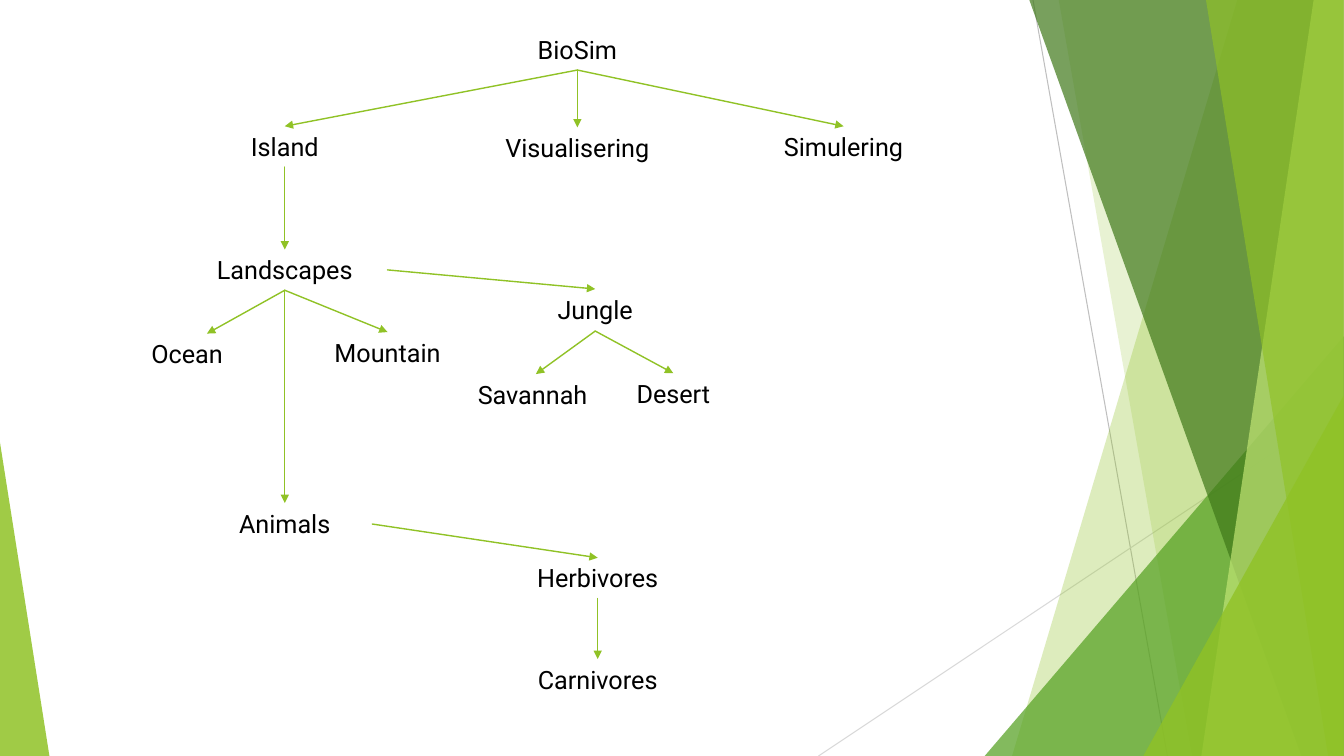
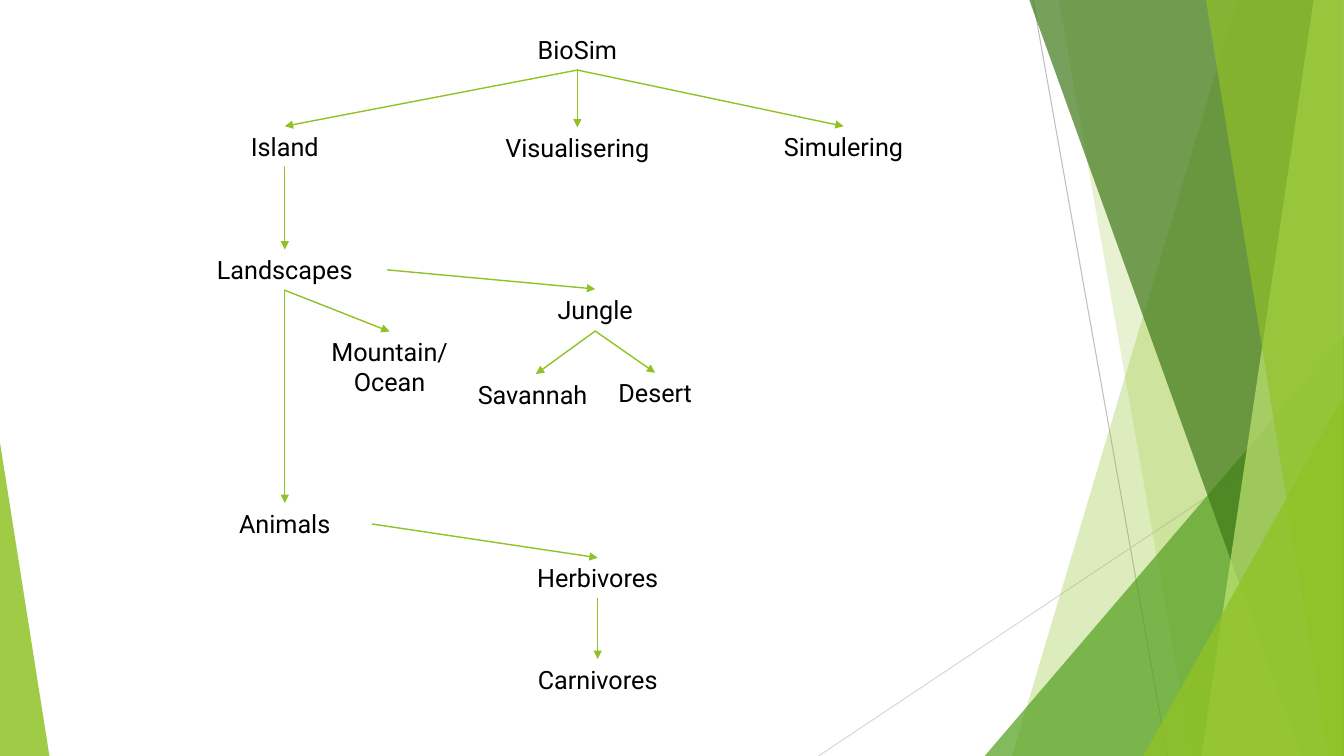
Before and after one commit to larly77/biosim-project, a slide deck: slide 2 of presentation/presbiosim.pptx (slide 4 before the commit). Drawn at 1344x756 pixels with LibreOffice and Linux fonts; fonts in the diff are those of the drawing. Boxes give left, top, right and bottom in pixels: in the first picture for what was removed or moved away, otherwise in the second. Text is boxed around its words. In the diff, an @@ line names an element or a change of style, - is before the commit and + after.

```diff
--- a/presentation/presbiosim.pptx
+++ b/presentation/presbiosim.pptx
@@ arrow removed from (285, 290) to (207, 334) @@
@@ arrow moved from (285, 290) - (387, 332) to (285, 290) - (390, 332) @@
@@ text removed at bbox=[151, 345, 222, 364] @@
-Ocean
@@ text at bbox=[331, 343, 447, 392]: text changed @@
-Mountain
+Mountain/
+Ocean
@@ arrow moved from (596, 331) - (674, 373) to (596, 331) - (655, 373) @@
@@ text "Desert": place and size @@
-text "Desert" at bbox=[637, 385, 711, 404]
+text "Desert" at bbox=[618, 384, 692, 403]
```
Also in this commit, not shown: 3 other slides changed, 5 slides added, 1 slide removed.
